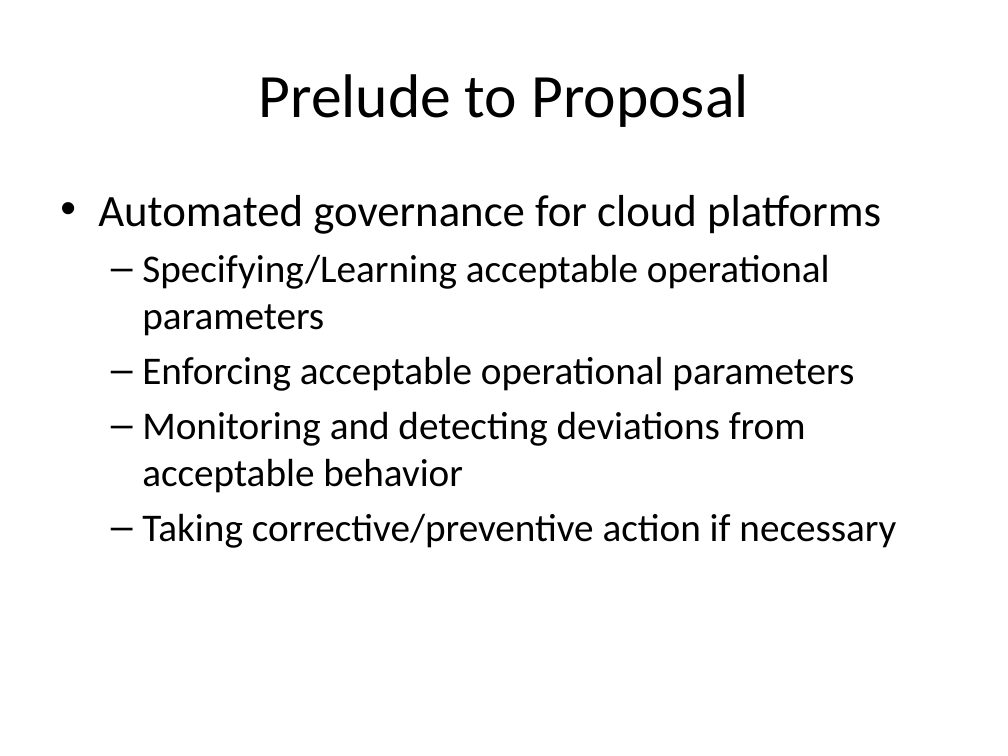
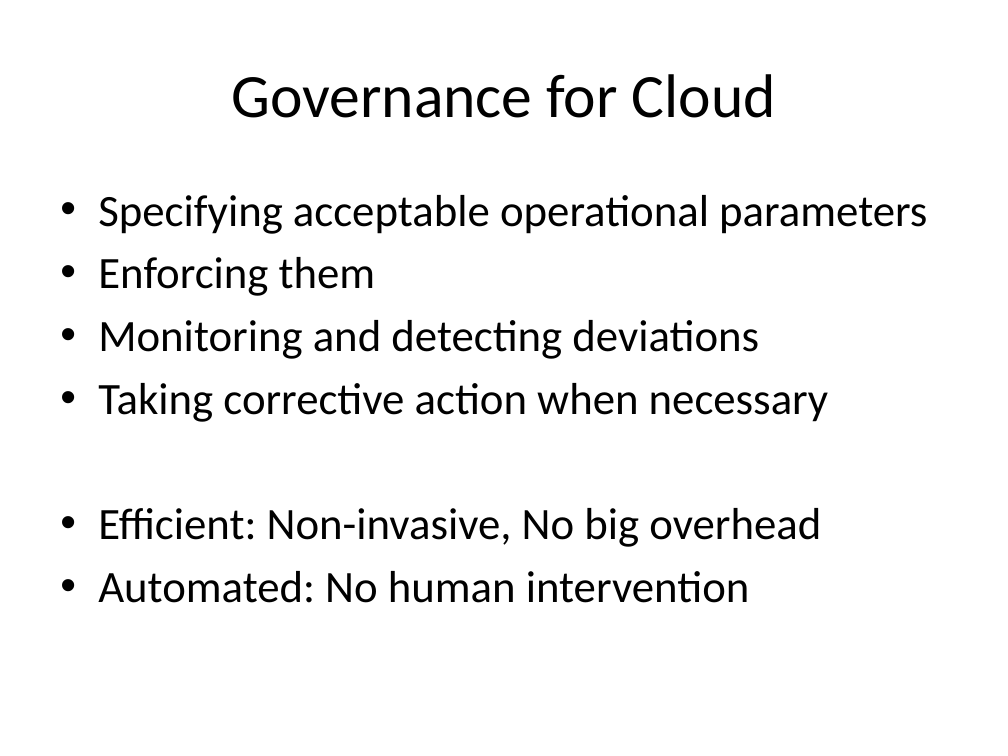
Before and after one commit to Dithn/eager-appscale, a slide deck: slide 14 of Eager/elk-experiment/appserver/system_design.pptx (slide 13 before the commit). Drawn at 1008x756 pixels with LibreOffice and Linux fonts; fonts in the diff are those of the drawing. Boxes give left, top, right and bottom in pixels: in the first picture for what was removed or moved away, otherwise in the second. Text is boxed around its words. In the diff, an @@ line names an element or a change of style, - is before the commit and + after.

```diff
--- a/Eager/elk-experiment/appserver/system_design.pptx
+++ b/Eager/elk-experiment/appserver/system_design.pptx
@@ title at (231, 74, 776, 118): text changed @@
-Prelude to Proposal
+Governance for Cloud
@@ text at (98, 195, 927, 603): text changed; size 28 to 32 pt @@
-• Automated governance for cloud platforms
-  – Specifying/Learning acceptable operational parameters
-  – Enforcing acceptable operational parameters
-  – Monitoring and detecting deviations from acceptable behavior
-  – Taking corrective/preventive action if necessary
+• Specifying acceptable operational parameters
+• Enforcing them
+• Monitoring and detecting deviations
+• Taking corrective action when necessary
+• Efficient: Non-invasive, No big overhead
+• Automated: No human intervention
```
Also in this commit, not shown: 7 other slides changed, 2 slides added, 1 slide removed.
